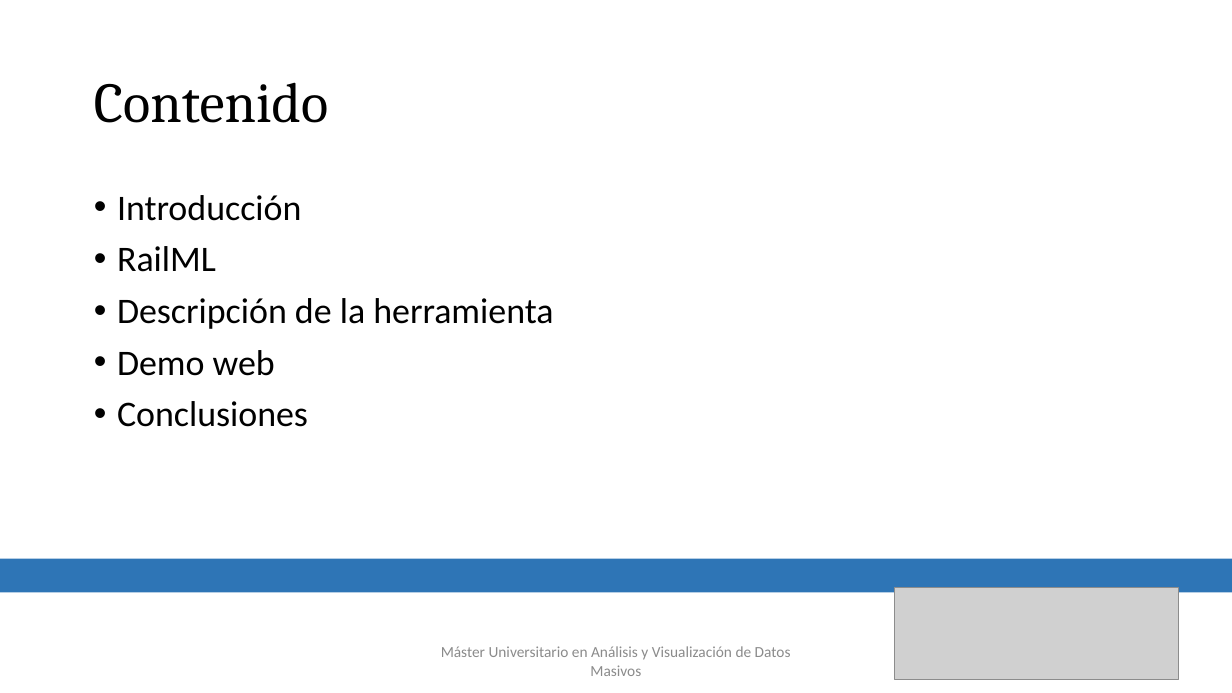
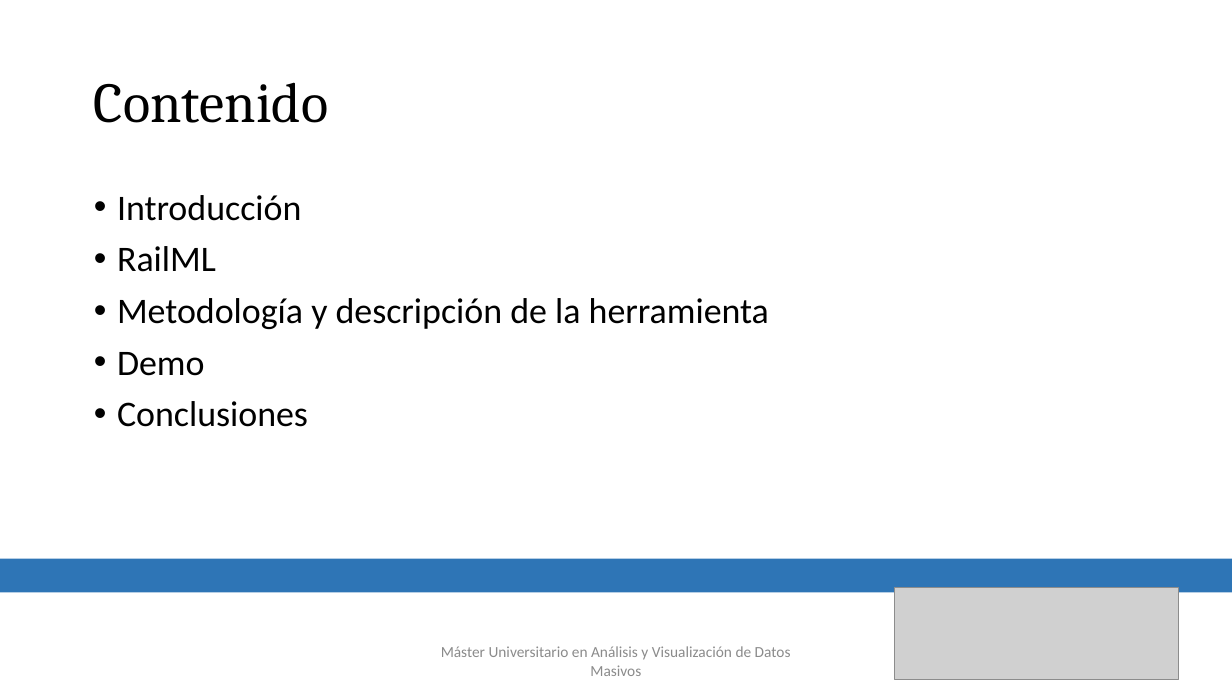
Before and after one commit to adriSM07/railMLdashboard, a slide deck: slide 2 of RailML_Dashboard.pptx. Drawn at 1232x693 pixels with LibreOffice and Linux fonts; fonts in the diff are those of the drawing; grey boxes stand for pictures. Boxes give left, top, right and bottom in pixels: in the first picture for what was removed or moved away, otherwise in the second. Text is boxed around its words. In the diff, an @@ line names an element or a change of style, - is before the commit and + after.

```diff
--- a/RailML_Dashboard.pptx
+++ b/RailML_Dashboard.pptx
@@ text at <box>117,298,769,376</box>: text changed @@
-• Descripción de la herramienta
-• Demo web
+• Metodología y descripción de la herramienta
+• Demo
```
Also in this commit, not shown: 2 other slides changed, 6 slides added.
